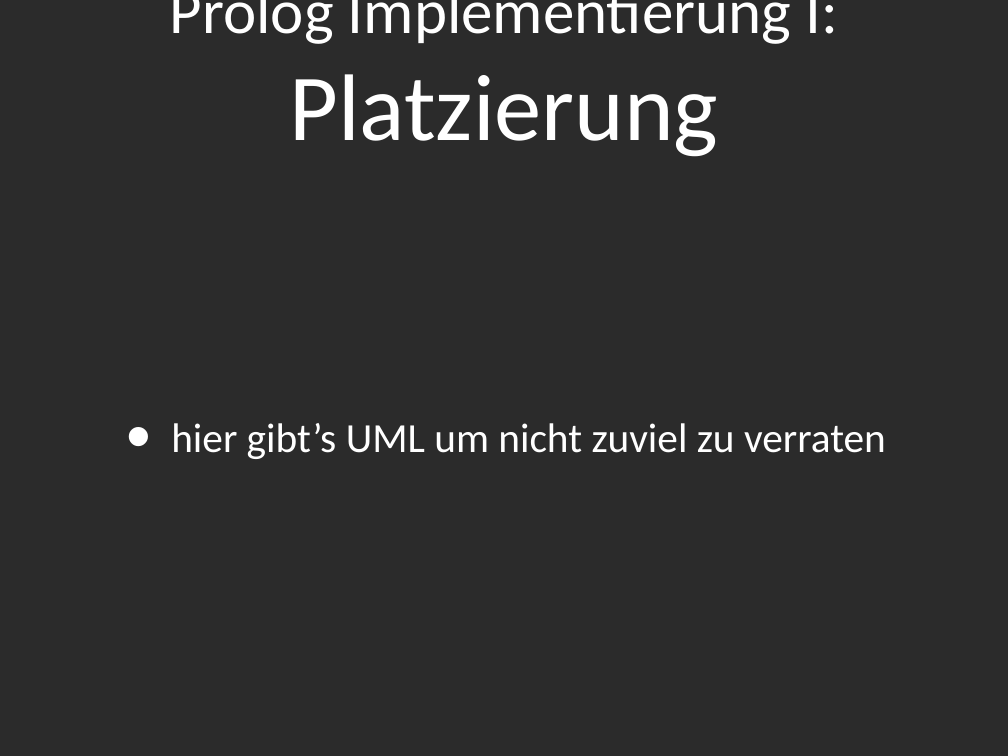
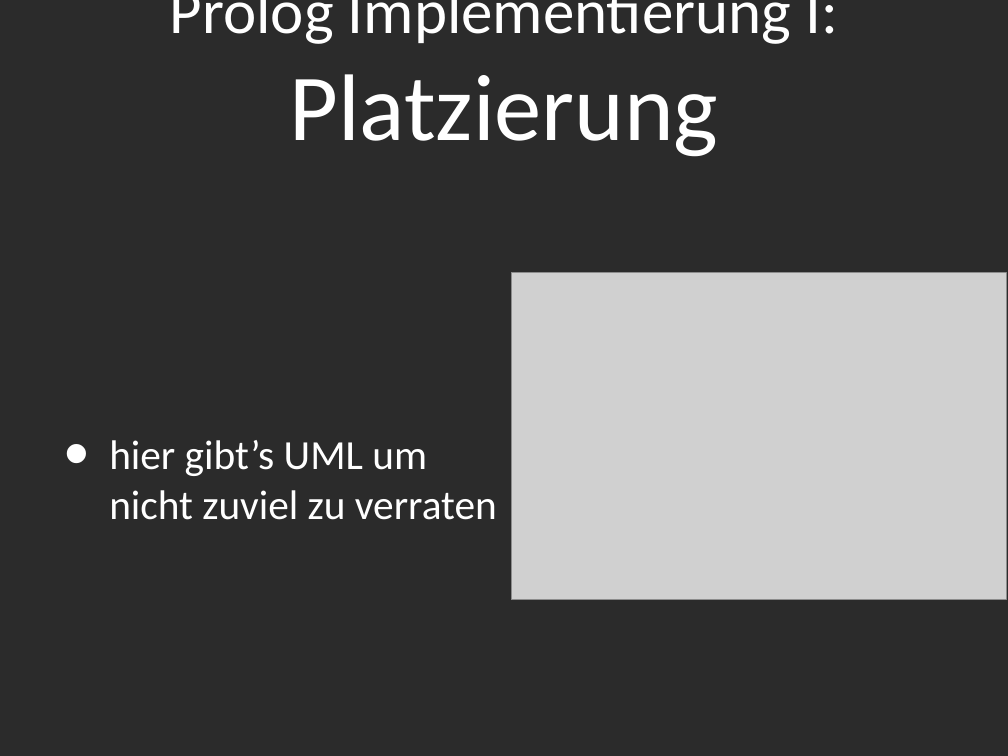
Before and after one commit to novac045/ai-battleship, a slide deck: slide 6 of Präsentation/Presentation_PPT.ppt. Drawn at 1008x756 pixels with LibreOffice and Linux fonts; fonts in the diff are those of the drawing; grey boxes stand for pictures; background and template pictures are left out; a plain dark background stands for a picture behind light text. Boxes give left, top, right and bottom in pixels: in the first picture for what was removed or moved away, otherwise in the second. Text is boxed around its words. In the diff, an @@ line names an element or a change of style, - is before the commit and + after.

Commit message:
Prolog Module kommentiert, Präsentation fortgeführt

```diff
--- a/Präsentation/Presentation_PPT.ppt
+++ b/Präsentation/Presentation_PPT.ppt
@@ text "hier gibt’s UML um nicht ..." rewrapped from [171, 423, 886, 459] to [109, 440, 497, 520] @@
@@ picture added at [512, 273, 1007, 600] @@
```
Also in this commit, not shown: 1 slide added, 1 slide removed, 6 other files.
